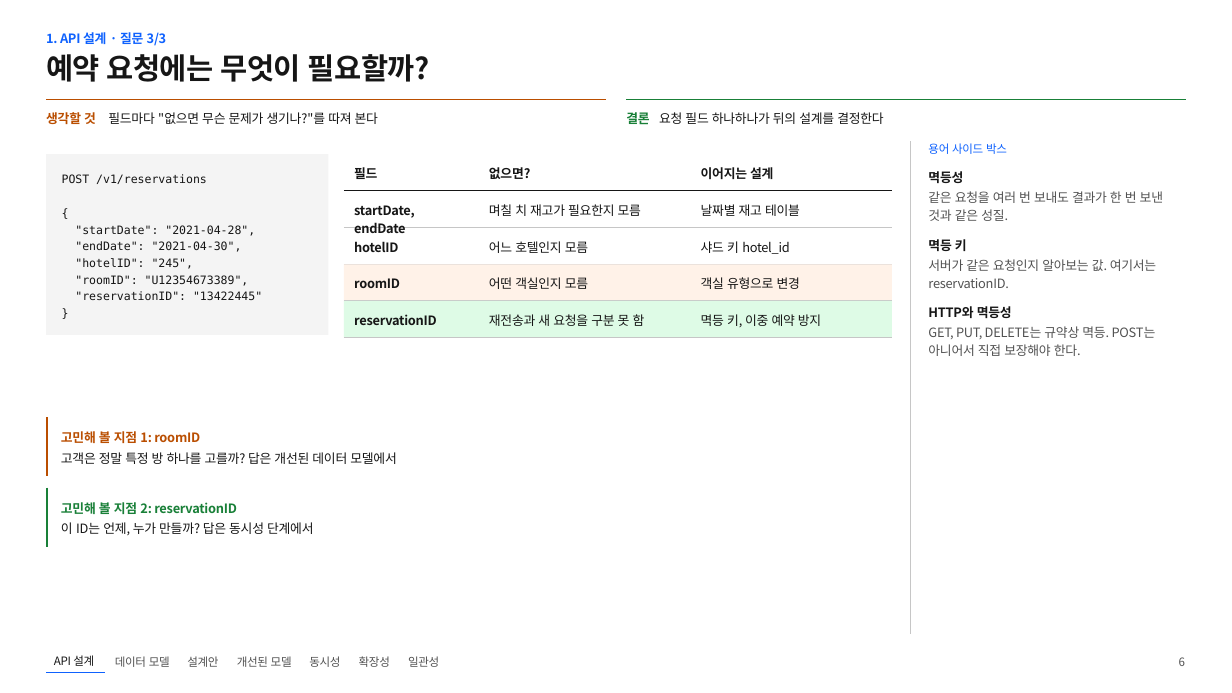
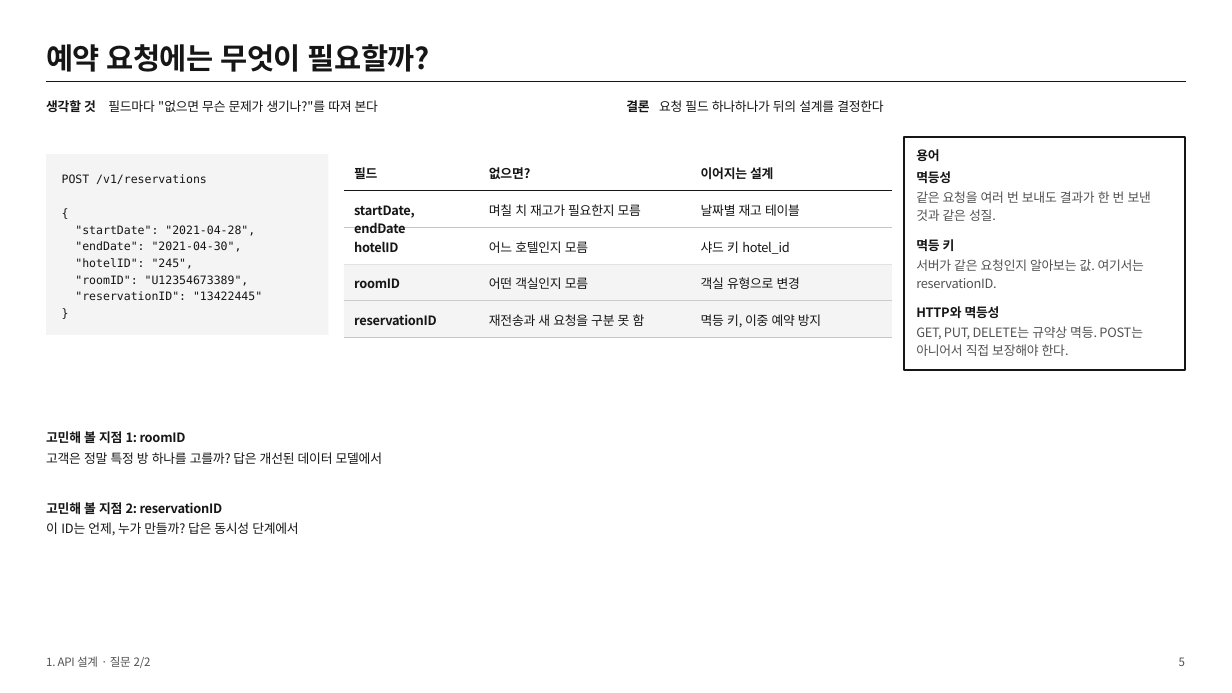
Before and after one commit to likelion-khu-BE/system-design-study, a slide deck: slide 5 of w05-호텔-예약-시스템/발표자료/호텔 예약 시스템 발표자료_윤선재.pptx (slide 6 before the commit). Drawn at 1232x693 pixels with LibreOffice and Linux fonts; fonts in the diff are those of the drawing. Boxes give left, top, right and bottom in pixels: in the first picture for what was removed or moved away, otherwise in the second. Text is boxed around its words. In the diff, an @@ line names an element or a change of style, - is before the commit and + after.

```diff
--- a/w05-호텔-예약-시스템/발표자료/호텔 예약 시스템 발표자료_윤선재.pptx
+++ b/w05-호텔-예약-시스템/발표자료/호텔 예약 시스템 발표자료_윤선재.pptx
@@ line added from (46, 81) to (1186, 81), #161616 1.5 pt @@
@@ text "생각할 것" at (46,100,96,112): text colour #BA4E00 to #161616 @@
@@ line removed from (46, 99) to (606, 99) @@
@@ text "결론" at (626,100,649,112): text colour #198038 to #161616 @@
@@ 4 texts, 1 title: place and size @@
-4 texts, 1 title at (46,54,883,124)
+4 texts, 1 title at (46,44,883,112)
@@ line removed from (626, 99) to (1186, 99) @@
@@ rectangle added at (904,137,1185,370), outline #161616 2.25 pt @@
@@ line removed from (910, 141) to (910, 634) @@
@@ text at (916,149,939,161): text changed; size 13.5 to 15 pt; text colour #0F62FE to #161616; bold on @@
-용어 사이드 박스
+용어
@@ rectangle at (344,264,892,301): fill #FFF2E8 to #F4F4F4 @@
@@ rectangle at (344,301,892,338): fill #DEFBE6 to #F4F4F4 @@
@@ 6 texts: place and size @@
-6 texts at (928,171,1163,356)
+6 texts at (916,171,1151,356)
@@ line removed from (47, 417) to (47, 476) @@
@@ text "고민해 볼 지점 1: roomID" at (46,431,186,443): text colour #BA4E00 to #161616 @@
@@ 4 texts: place and size @@
-4 texts at (61,431,396,535)
+4 texts at (46,431,382,535)
@@ text "고민해 볼 지점 2: reservationID" at (46,502,223,514): text colour #198038 to #161616 @@
@@ line removed from (47, 488) to (47, 547) @@
@@ text at (46,656,151,668): text changed; size 15 to 13.5 pt; text colour #0F62FE to #525252; bold off @@
-1. API 설계 · 질문 3/3
+1. API 설계 · 질문 2/2
@@ text removed at (54,655,94,666) @@
-API 설계
@@ text removed at (115,656,170,667) @@
-데이터 모델
@@ text removed at (187,656,218,667) @@
-설계안
@@ text removed at (237,656,292,667) @@
-개선된 모델
@@ text removed at (309,656,340,667) @@
-동시성
@@ text removed at (359,656,390,667) @@
-확장성
@@ text removed at (408,656,439,667) @@
-일관성
@@ text at (1179,657,1185,666): text changed @@
-6
+5
@@ line removed from (46, 673) to (105, 673) @@
```
Also in this commit, not shown: 18 other slides changed, 2 slides added, 7 slides removed, 1 other file.
